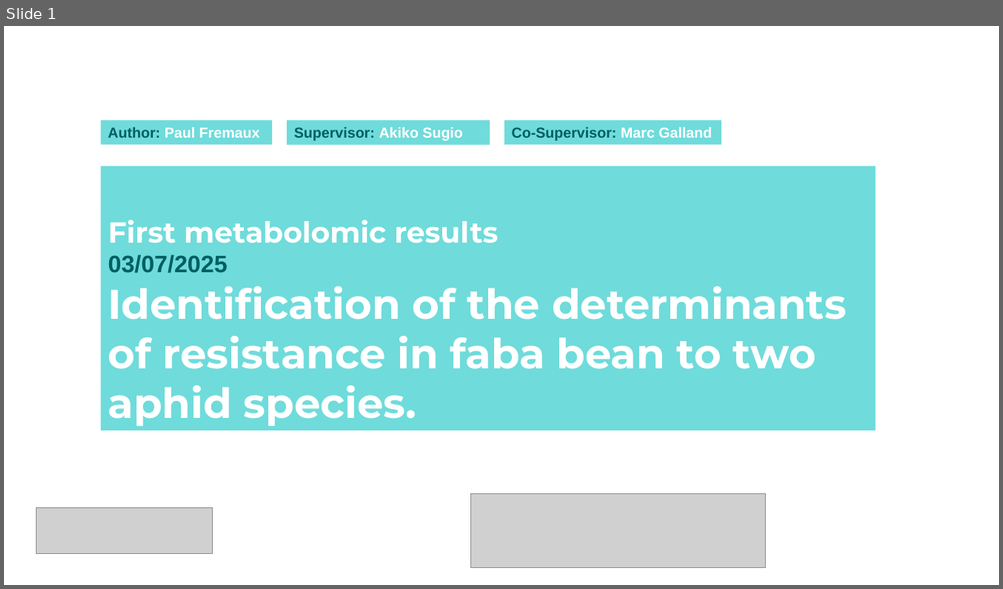
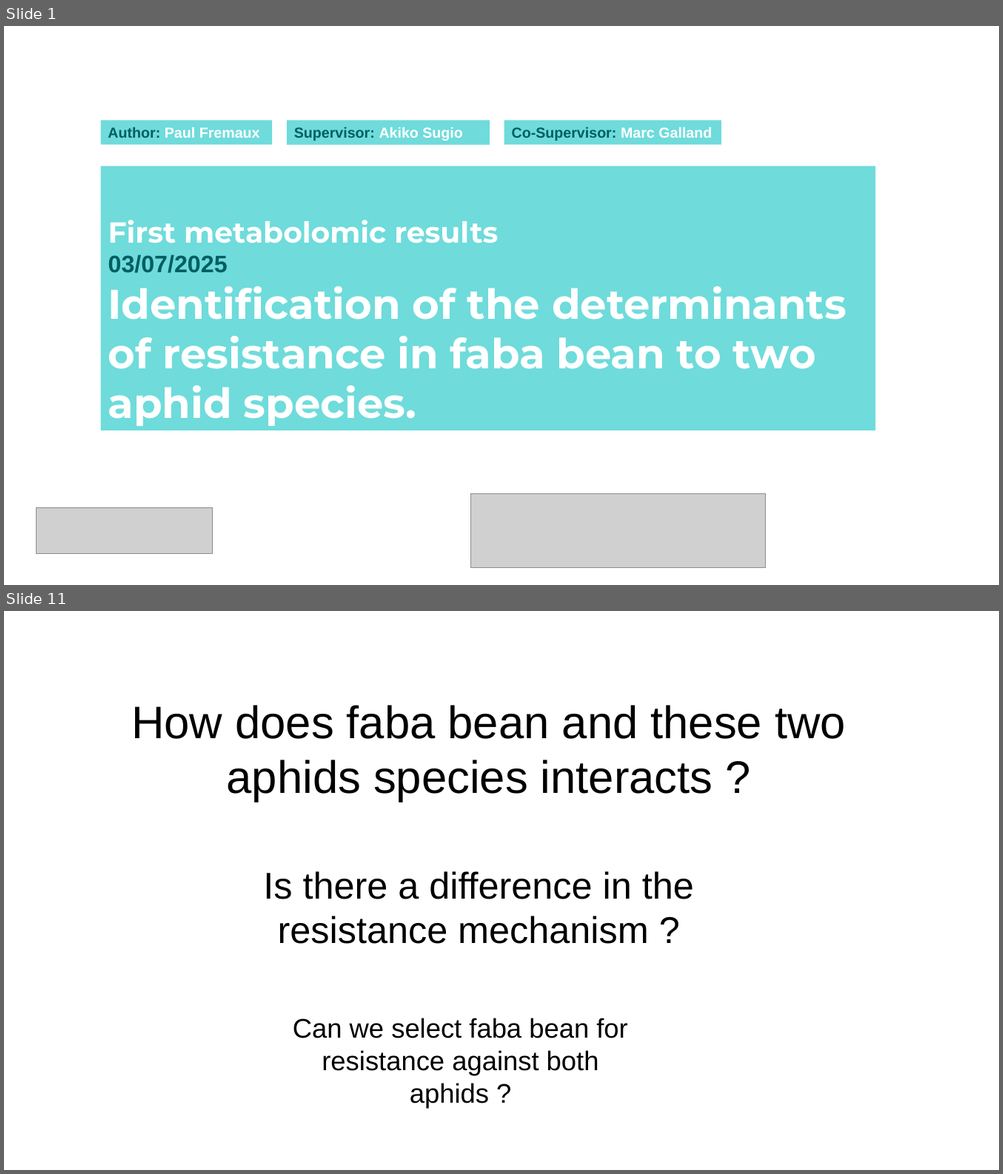
Before and after one commit to igepp-egi/faba_specifics, a slide deck: M01-metabolomic-analysis/untargeted_metabolomic/presentation metabo.pptx. Shown one above the other, each under a label of ours: slide 1 before the commit, slides 1 and 11 after it; the slides between them are not shown. The pictures are 1003x589 and 1003x1174 pixels, drawn with LibreOffice and Linux fonts; fonts in the diff are those of the drawing; grey boxes stand for pictures; background and template pictures are left out. Boxes give left, top, right and bottom in pixels: in the first picture for what was removed or moved away, otherwise in the second. Text is boxed around its words. In the diff, an @@ line names an element or a change of style, - is before the commit and + after.

```diff
--- a/M01-metabolomic-analysis/untargeted_metabolomic/presentation metabo.pptx
+++ b/M01-metabolomic-analysis/untargeted_metabolomic/presentation metabo.pptx
@@ slide 11 added at (4,611,999,1170), background #FFFFFF @@
@@ title added at (131,705,845,801), 44 pt, text #000000 @@
+How does faba bean and these two aphids species interacts ?
@@ text added at (263,871,694,944), 36 pt, text #000000 @@
+Is there a difference in the resistance mechanism ?
@@ text added at (293,1018,627,1108), 26 pt, text #000000 @@
+Can we select faba bean for resistance against both aphids ?
```
Also in this commit, not shown: 22 slides changed, 18 other slides added, 7 slides removed, 1 other file.
